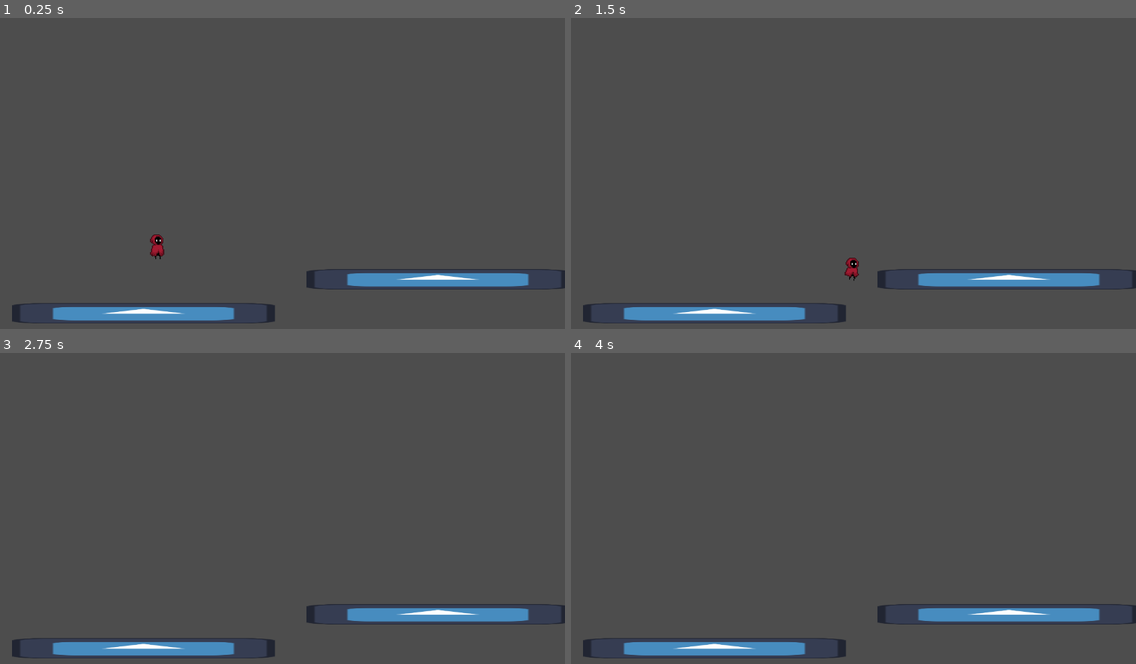
Above: before the commit, frames 1-4 (two rows, left to right).
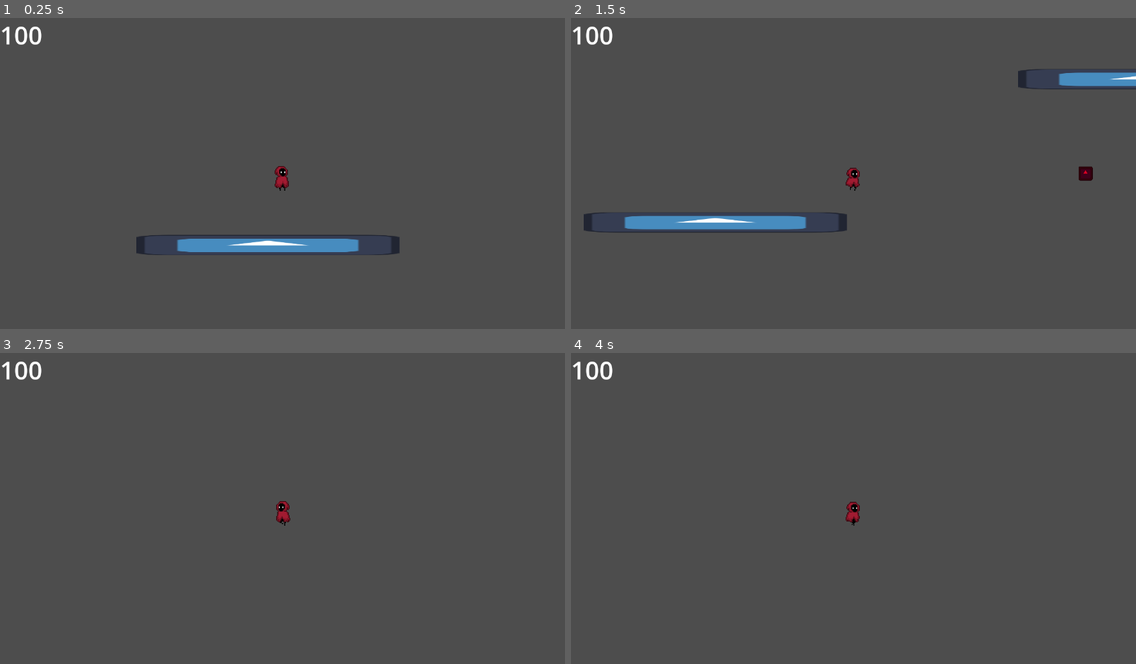
Above: after the commit, the same moments.

Repository: Typhlochen/GameDesignWeek4
Game: Godot game, scene res://scenes/testing_sandbox.tscn
Same seed, same stepped clock (60 frames per second), same inputs: the game is played once before the commit and once after it. The project has no main scene, so this scene is started directly. The engine's default icon, where the game draws it, is replaced by a stand-in: a white triangle on a blue panel in a dark square.
Inputs:
- Up to frame 1 (0.25 s): no input
- Up to frame 2 (1.5 s): tap Enter (parry) at 0.5, 0.6 s; hold D (move_right) from 0.53 s (still down); tap W (jump) at 0.77, 0.8, 1.07, 1.35 s
- Up to frame 3 (2.75 s): tap W (jump) at 1.52, 1.82, 2.3 s; tap Enter (parry) at 1.55, 2.1 s; release D (move_right) at 2.03 s; hold A (move_left) from 2.03 s (still down)
- Up to frame 4 (4 s): release A (move_left) at 2.78 s; hold D (move_right) from 2.78 s (still down); tap Enter (parry) at 2.85 s; tap W (jump) at 3.02, 3.32, 3.6, 3.77 s

The runs differ from the first frame. In frame 1, 5.9% of the frame differs, in the area x 0-100%, y 2-99%; in frame 2, 6.8%; in frame 3, 4.0%; in frame 4, 4.0%.

Commit message:
Player can now Parry using Enter key

Diff:
--- /dev/null
+++ b/scenes/enemy_bullet.tscn
@@ -0,0 +1,80 @@
+[gd_scene load_steps=8 format=3 uid="uid://dfnw0r2q2gs3x"]
+
+[ext_resource type="Script" path="res://scripts/enemy_bullet.gd" id="1_la3ev"]
+[ext_resource type="Texture2D" uid="uid://dchtduqpq8vtn" path="res://icon.svg" id="2_4054t"]
+
+[sub_resource type="RectangleShape2D" id="RectangleShape2D_ysnfl"]
+size = Vector2(123, 134)
+
+[sub_resource type="Animation" id="Animation_o0ivy"]
+resource_name = "normal"
+tracks/0/type = "value"
+tracks/0/imported = false
+tracks/0/enabled = true
+tracks/0/path = NodePath("Sprite2D:modulate")
+tracks/0/interp = 1
+tracks/0/loop_wrap = true
+tracks/0/keys = {
+"times": PackedFloat32Array(0.0333334),
+"transitions": PackedFloat32Array(1),
+"update": 0,
+"values": [Color(0.869402, 0, 0.136021, 1)]
+}
+
+[sub_resource type="Animation" id="Animation_xly34"]
+resource_name = "parryable"
+length = 0.2
+loop_mode = 1
+step = 0.1
+tracks/0/type = "value"
+tracks/0/imported = false
+tracks/0/enabled = true
+tracks/0/path = NodePath("Sprite2D:modulate")
+tracks/0/interp = 1
+tracks/0/loop_wrap = true
+tracks/0/keys = {
+"times": PackedFloat32Array(0, 0.2),
+"transitions": PackedFloat32Array(1, 1),
+"update": 0,
+"values": [Color(1, 0.699021, 0.820829, 1), Color(0.96023, 0.780944, 3.85046e-07, 1)]
+}
+
+[sub_resource type="Animation" id="Animation_epqay"]
+length = 0.001
+tracks/0/type = "value"
+tracks/0/imported = false
+tracks/0/enabled = true
+tracks/0/path = NodePath("Sprite2D:modulate")
+tracks/0/interp = 1
+tracks/0/loop_wrap = true
+tracks/0/keys = {
+"times": PackedFloat32Array(0),
+"transitions": PackedFloat32Array(1),
+"update": 0,
+"values": [Color(1, 0.699021, 0.820829, 1)]
+}
+
+[sub_resource type="AnimationLibrary" id="AnimationLibrary_ftpf4"]
+_data = {
+"RESET": SubResource("Animation_epqay"),
+"normal": SubResource("Animation_o0ivy"),
+"parryable": SubResource("Animation_xly34")
+}
+
+[node name="EnemyBullet" type="Area2D"]
+script = ExtResource("1_la3ev")
+speed = 100
+
+[node name="CollisionShape2D" type="CollisionShape2D" parent="."]
+shape = SubResource("RectangleShape2D_ysnfl")
+
+[node name="Sprite2D" type="Sprite2D" parent="."]
+modulate = Color(1, 0.699021, 0.820829, 1)
+texture = ExtResource("2_4054t")
+
+[node name="AnimationPlayer" type="AnimationPlayer" parent="."]
+libraries = {
+"": SubResource("AnimationLibrary_ftpf4")
+}
+
+[connection signal="body_entered" from="." to="." method="_on_body_entered"]
--- a/scenes/player.tscn
+++ b/scenes/player.tscn
@@ -1,10 +1,13 @@
-[gd_scene load_steps=9 format=3 uid="uid://v5b2atcbkbjk"]
+[gd_scene load_steps=10 format=3 uid="uid://v5b2atcbkbjk"]
 
 [ext_resource type="Script" path="res://scripts/player.gd" id="1_cu8ex"]
 [ext_resource type="Texture2D" uid="uid://c7wn36dbu1r3m" path="res://assets/sprites/Player_AnimationSheet.png" id="1_rj18k"]
 
 [sub_resource type="RectangleShape2D" id="RectangleShape2D_yerwd"]
-size = Vector2(19, 30)
+size = Vector2(16, 29)
+
+[sub_resource type="RectangleShape2D" id="RectangleShape2D_dn8qw"]
+size = Vector2(40, 49)
 
 [sub_resource type="Animation" id="Animation_mylov"]
 resource_name = "idle"
@@ -86,8 +89,15 @@
 script = ExtResource("1_cu8ex")
 
 [node name="CollisionShape2D" type="CollisionShape2D" parent="."]
-position = Vector2(-0.5, 2)
+position = Vector2(-1, 1.5)
 shape = SubResource("RectangleShape2D_yerwd")
+
+[node name="EnemyBulletSensor" type="Area2D" parent="."]
+
+[node name="CollisionShape2D" type="CollisionShape2D" parent="EnemyBulletSensor"]
+position = Vector2(0, 0.5)
+shape = SubResource("RectangleShape2D_dn8qw")
+debug_color = Color(0.996078, 0, 0.196078, 0.282353)
 
 [node name="Sprite2D" type="Sprite2D" parent="."]
 texture_filter = 1
@@ -99,3 +109,6 @@
 libraries = {
 "": SubResource("AnimationLibrary_067l7")
 }
+
+[connection signal="area_entered" from="EnemyBulletSensor" to="." method="_on_enemy_bullet_sensor_area_entered"]
+[connection signal="area_exited" from="EnemyBulletSensor" to="." method="_on_enemy_bullet_sensor_area_exited"]
--- a/scenes/testing_sandbox.tscn
+++ b/scenes/testing_sandbox.tscn
@@ -1,6 +1,7 @@
-[gd_scene load_steps=4 format=3 uid="uid://bsmbnc8p12voi"]
+[gd_scene load_steps=5 format=3 uid="uid://bsmbnc8p12voi"]
 
 [ext_resource type="PackedScene" uid="uid://v5b2atcbkbjk" path="res://scenes/player.tscn" id="1_jdbkf"]
+[ext_resource type="PackedScene" uid="uid://dfnw0r2q2gs3x" path="res://scenes/enemy_bullet.tscn" id="2_2ib03"]
 [ext_resource type="Texture2D" uid="uid://dchtduqpq8vtn" path="res://icon.svg" id="2_bcsxt"]
 
 [sub_resource type="RectangleShape2D" id="RectangleShape2D_x3il1"]
@@ -8,9 +9,28 @@
 
 [node name="TestingSandbox" type="Node2D"]
 
-[node name="Player" parent="." instance=ExtResource("1_jdbkf")]
+[node name="EnemyBullet" parent="." instance=ExtResource("2_2ib03")]
+position = Vector2(1312, 559)
+scale = Vector2(0.25, 0.25)
+direction = Vector2(-1, 0)
+
+[node name="EnemyBullet2" parent="." instance=ExtResource("2_2ib03")]
+position = Vector2(1445, 478)
+scale = Vector2(0.25, 0.25)
+direction = Vector2(-1, 0)
+
+[node name="EnemyBullet3" parent="." instance=ExtResource("2_2ib03")]
+position = Vector2(1586, 384)
+scale = Vector2(0.25, 0.25)
+direction = Vector2(-1, 0)
+
+[node name="Player" parent="." node_paths=PackedStringArray("health_ui_label_node") instance=ExtResource("1_jdbkf")]
 position = Vector2(358, 490)
 scale = Vector2(2, 2)
+health_ui_label_node = NodePath("../CanvasLayer/PlayerHealthLabel")
+
+[node name="Camera2D" type="Camera2D" parent="Player"]
+scale = Vector2(0.5, 0.5)
 
 [node name="Floor" type="StaticBody2D" parent="."]
 position = Vector2(320, 669)
@@ -24,7 +44,7 @@
 shape = SubResource("RectangleShape2D_x3il1")
 
 [node name="Floor2" type="StaticBody2D" parent="."]
-position = Vector2(987, 592)
+position = Vector2(1304, 344)
 
 [node name="Sprite2D" type="Sprite2D" parent="Floor2"]
 position = Vector2(5.00002, 1)
@@ -33,3 +53,11 @@
 
 [node name="CollisionShape2D" type="CollisionShape2D" parent="Floor2"]
 shape = SubResource("RectangleShape2D_x3il1")
+
+[node name="CanvasLayer" type="CanvasLayer" parent="."]
+
+[node name="PlayerHealthLabel" type="Label" parent="CanvasLayer"]
+offset_right = 40.0
+offset_bottom = 23.0
+theme_override_font_sizes/font_size = 56
+text = "100"
--- /dev/null
+++ b/scripts/enemy_bullet.gd
@@ -0,0 +1,50 @@
+extends Area2D
+class_name EnemyBullet
+
+@onready var anim_player_node = $AnimationPlayer
+
+@export var speed = 200
+@export var direction := Vector2.ZERO
+@export var damage = 50
+
+var is_parried = false
+
+func _ready() -> void:
+	anim_player_node.play("normal")
+
+func _process(delta: float) -> void:
+	# Move the Bullet
+	global_position += direction * speed * delta
+
+
+## BULLET FUNCTIONS
+
+func shoot(shoot_direction: Vector2):
+	direction = shoot_direction
+
+func get_parried():
+	# Move Down
+	direction = Vector2.DOWN
+	is_parried = true
+
+func start_parryable_indicator():
+	# This indicator can visually inform the Player that the bullet is close
+	# enough to be parried. It also acts as a warning that if not parried, the
+	# bullet may kill the player if it hits them.
+
+	# For now, making the Sprite "Blink"
+	anim_player_node.play("parryable")
+
+func end_parryable_indicator():
+	anim_player_node.play("normal")
+
+
+## SIGNALS
+
+# Check for any Physics Bodies entering this area
+func _on_body_entered(body: Node2D) -> void:
+	if body is Player and not is_parried:
+		# Notify the Player
+		body.collided_with_enemy_bullet(damage)
+		# Destroy Self
+		queue_free()
--- a/scripts/player.gd
+++ b/scripts/player.gd
@@ -1,10 +1,24 @@
 extends CharacterBody2D
+class_name Player
 
 @onready var sprite_node = $Sprite2D
 @onready var anim_player_node = $AnimationPlayer
 
 @export var move_speed = 300.0
 @export var jump_speed = -400.0
+
+@export_category("Health and Damage")
+@export var health_ui_label_node: Label = null
+@export var health = 100
+
+# Parrying Information
+var can_parry = false
+var parryable_enemy_bullet_node: EnemyBullet = null
+
+func _ready() -> void:
+	# Make Sure a Label node is attached to display Health
+	assert(health_ui_label_node != null, "Player's Health UI node is not set!")
+	health_ui_label_node.text = str(health)
 
 func _process(delta: float) -> void:
 
@@ -35,4 +49,45 @@
 	else:
 		velocity.x = move_toward(velocity.x, 0, move_speed)
 
+	# Parrying Mechanic
+	if can_parry and parryable_enemy_bullet_node != null:
+		# Wait for Parry Input
+		if Input.is_action_just_pressed("parry"):
+			perform_parry()
+
 	move_and_slide()
+
+## PLAYER FUNCTIONS
+
+func decrease_health(value: int):
+	health -= value
+	health_ui_label_node.text = str(health)
+	if health <= 0:
+		# Death
+		queue_free()
+
+func perform_parry():
+	# Jump Upwards
+	velocity.y = jump_speed
+
+	# Deflect Bullet
+	parryable_enemy_bullet_node.get_parried()
+
+## SIGNALS
+
+# EnemyBullet can only be parried if it is inside the Sensor and hasn't collided with the Player Body
+func _on_enemy_bullet_sensor_area_entered(area: Area2D) -> void:
+	if area is EnemyBullet:
+		parryable_enemy_bullet_node = area
+		parryable_enemy_bullet_node.start_parryable_indicator()
+		can_parry = true
+
+func _on_enemy_bullet_sensor_area_exited(area: Area2D) -> void:
+	if area is EnemyBullet:
+		parryable_enemy_bullet_node.end_parryable_indicator()
+		parryable_enemy_bullet_node = null
+		can_parry = false
+
+# Collision with an Enemy Bullet
+func collided_with_enemy_bullet(damage_by_bullet: int):
+	decrease_health(damage_by_bullet)
